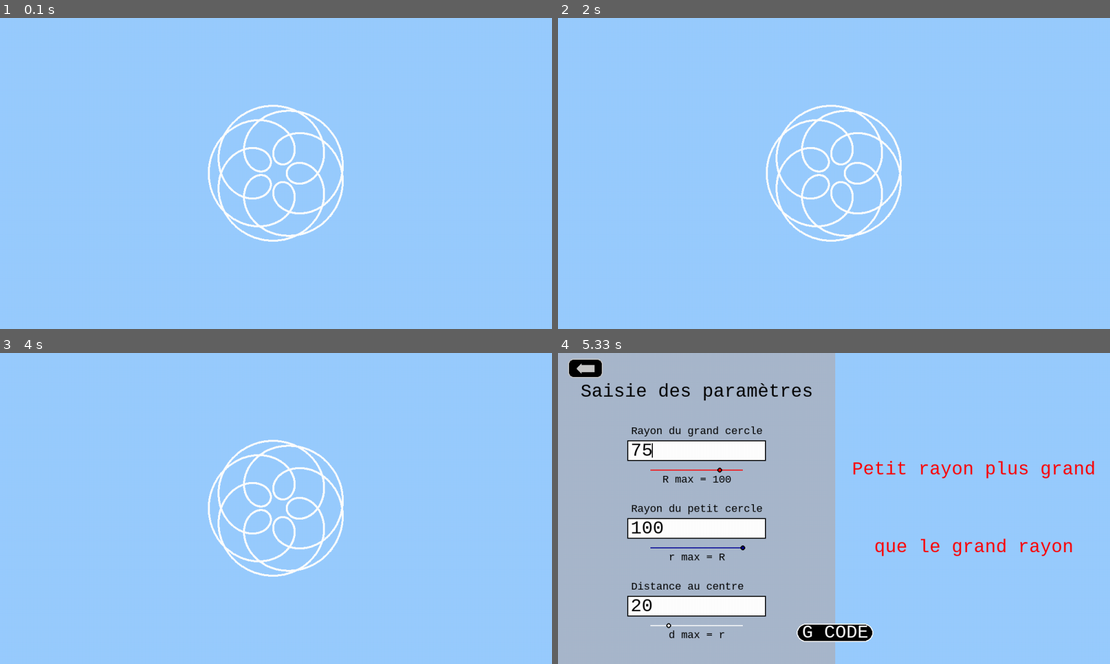
Above: before the commit, frames 1-4 (two rows, left to right).
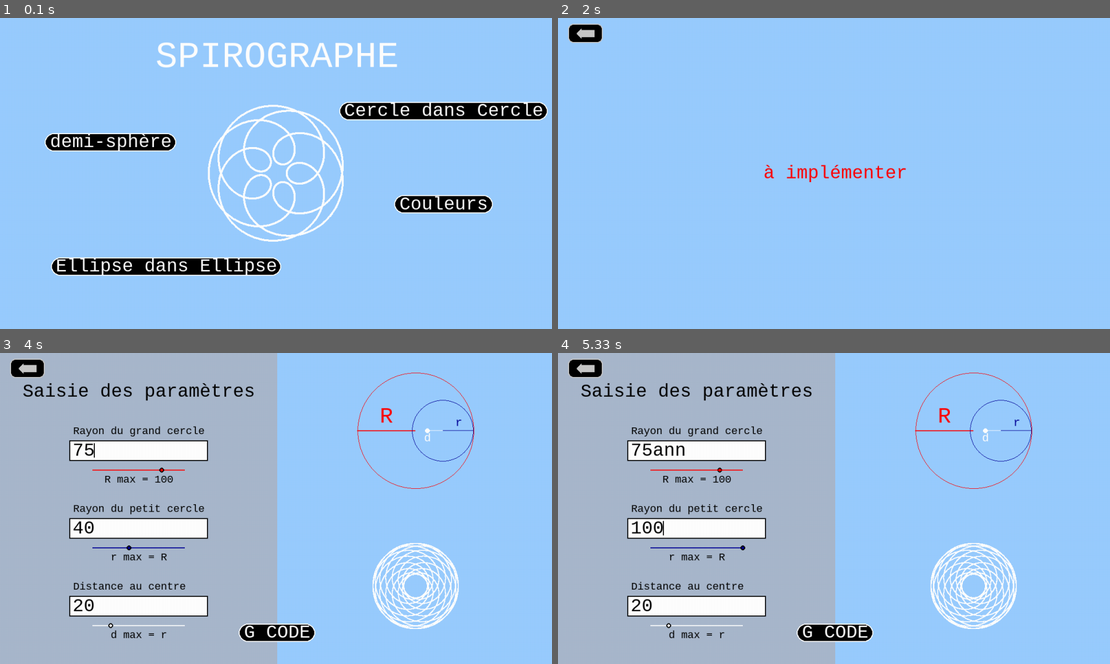
Above: after the commit, the same moments.

Repository: Nashoba1er/SPIROGRAPHE
Game: pygame game, started from logiciel spirographe.py
The game is run twice, just before and just after one commit, with the same random seed, the same clock (stepped at 60 frames per second) and the same inputs.
Inputs (mouse positions are in pixels of both pictures, inside the frame that each line leads up to):
- Up to frame 1 (0.1 s): no input
- Up to frame 2 (2 s): click (999, 111) at 0.38 s, where only the run after the commit has a clickable "Cercle dans Cercle"; click (585, 33) at 0.72 s; click (999, 204) at 1.05 s, where only the run after the commit has a clickable "Couleurs"; press the mouse at (585, 33) at 1.37 s; move the mouse to (690, 145) at 1.47 s; release the mouse at (795, 254) at 1.6 s; press the mouse at (723, 266) at 1.7 s; move the mouse to (690, 235) at 1.8 s; release the mouse at (657, 204) at 1.93 s
- Up to frame 3 (4 s): press the mouse at (27, 368) at 2.03 s; move the mouse to (82, 446) at 2.13 s; release the mouse at (138, 520) at 2.27 s; click (110, 477) at 2.38 s, where only the run after the commit has a clickable "demi-sphère"; press the mouse at (27, 368) at 2.7 s; move the mouse to (60, 390) at 2.8 s; release the mouse at (99, 412) at 2.93 s; press the mouse at (165, 601) at 3.03 s; move the mouse to (248, 533) at 3.13 s; release the mouse at (331, 461) at 3.27 s; press the mouse at (27, 368) at 3.37 s; move the mouse to (66, 384) at 3.47 s; release the mouse at (110, 399) at 3.6 s; press the mouse at (441, 446) at 3.7 s; move the mouse to (303, 483) at 3.8 s; release the mouse at (160, 520) at 3.93 s
- Up to frame 4 (5.33 s): press the mouse at (999, 446) at 4.03 s; move the mouse to (856, 418) at 4.13 s; release the mouse at (707, 393) at 4.27 s; press the mouse at (999, 446) at 4.37 s; move the mouse to (839, 421) at 4.47 s; release the mouse at (684, 399) at 4.6 s; type "ann" at 4.67 s; tap Enter at 5 s; press the mouse at (696, 545) at 5.2 s; move the mouse to (839, 580) at 5.3 s

The runs differ from the first frame. In frame 1, 8.5% of the frame differs, in the area x 8-100%, y 7-84%; in frame 2, 2.7%; in frame 3, 54%, in the area x 0-86%, y 0-100%; in frame 4, 3.4%.

Commit message:
ajout d'une interface menu, et correction des derniers bugs de l'interface cercle dans cercle

Diff:
--- a/logiciel spirographe.py
+++ b/logiciel spirographe.py
@@ -221,20 +221,21 @@
         renvoie True si le curseur est sur le bouton, False sinon
     '''
     res = False
+    message = "G CODE"
     (cursor_x, cursor_y) = pos
-    width = police_taille*3/5*7
+    width = police_taille*3/5*(len(message)+1)
     height = police_taille
     pos_x = window_width/2
     pos_y = 9*window_height/10
     draw.rect(screen,couleur("BLACK"),[pos_x-(width/2),pos_y-(height/2),width,height],0,20)
     if cursor_x < pos_x+(width/2) and cursor_x > pos_x-(width/2) and cursor_y < pos_y+(height/2) and cursor_y > pos_y-(height/2):
         draw.rect(screen,couleur("GREEN"),[pos_x-(width/2),pos_y-(height/2),width,height],2,20)
-        ecriture("G CODE",couleur("GREEN"),police_taille,(pos_x,pos_y))
+        ecriture(message,couleur("GREEN"),police_taille,(pos_x,pos_y))
         res = True
 
     else :
         draw.rect(screen,couleur("WHITE"),[pos_x-(width/2),pos_y-(height/2),width,height],2,20)
-        ecriture("G CODE",couleur("WHITE"),police_taille,(pos_x,pos_y))
+        ecriture(message,couleur("WHITE"),police_taille,(pos_x,pos_y))
     return res
 
 def points (theta_max, N, petit_r, grand_r, p) :
@@ -340,25 +341,6 @@
         point_x, point_y = points(12000.0, 75000, r1, r2, p)
         for i in range(75000):
             draw.circle(screen,couleur_rendu,(centre_x+point_x[i],centre_y+point_y[i]),1)
-    else :
-        run_zoom_rendu = False
-
-def menu_choix():
-    '''
-    effet : affiche le menu de choix du format du mandala
-    '''
-    global run_zoom_rendu,couleur_g_cercle,couleur_p_cercle,couleur_fond
-    screen.fill(couleur_fond)
-    r1 = 50*(window_height/2)/100
-    r2 = 31.25*(window_height/2)/100
-    p = 25*(window_height/2)/100
-    centre_x, centre_y = window_width/2,window_height/2
-    if not (r1 > window_height/2 or r2 >= r1 or p > r2) :
-        screen.fill(couleur_fond)
-        #draw.circle(screen,BLUE,(3*window_width/4,3*window_height/4),r1,1)
-        point_x, point_y = points(6000.0, 10000, r1, r2, p)
-        for i in range(10000):
-            draw.circle(screen,couleur_rendu,(centre_x+point_x[i],centre_y+point_y[i]),2)
     else :
         run_zoom_rendu = False
 
@@ -684,7 +666,6 @@
             # je suis à hauteur du curseur
             if coord_x > current_line_x and coord_x < current_line_x  + width :
                 dragging = i  # On commence à déplacer l'objet
-                print("prout",i)
     #clic sur le shéma
     if (coord_x > window_width/2 and coord_y < window_height/2):
         run_zoom_schema = True
@@ -703,6 +684,258 @@
 
 #fonctions pour le menu principal :
 
+def menu_choix():
+    '''
+    effet : affiche le menu de choix du format du mandala
+    '''
+    global screen,couleur_g_cercle,couleur_p_cercle,couleur_fond,couleur_rendu,police_taille
+    screen.fill(couleur_fond)
+    r1 = 50*(window_height/2)/100
+    r2 = 31.25*(window_height/2)/100
+    p = 25*(window_height/2)/100
+    centre_x, centre_y = window_width/2,window_height/2
+    screen.fill(couleur_fond)
+    point_x, point_y = points(6000.0, 10000, r1, r2, p)
+    for i in range(10000):
+        draw.circle(screen,couleur_rendu,(centre_x+point_x[i],centre_y+point_y[i]),2)
+
+    ecriture("SPIROGRAPHE",couleur_rendu,police_taille*2, (window_width/2,window_height/8))
+    #affiche les boutons sans les considérer commme sélectionné
+    bouton_cdc((0,0))
+    bouton_cdc3D((0,0))
+    bouton_couleur((0,0))
+    bouton_ede((0,0))
+
+def bouton_cdc(pos):
+    '''
+    entrée :
+        pos = (x,y) : la position du curseur
+    effet :
+        affiche le bouton Cercle dans Cercle :
+            en blanc si le curseur n'est pas dessus
+            en vert à l'inverse
+    sortie :
+        renvoie True si le curseur est sur le bouton, False sinon
+    '''
+    res = False
+    message = "Cercle dans Cercle"
+    (cursor_x, cursor_y) = pos
+    width = police_taille*3/5*(len(message)+1)
+    height = police_taille
+    pos_x = 8*window_width/10
+    pos_y = 3*window_height/10
+    draw.rect(screen,couleur("BLACK"),[pos_x-(width/2),pos_y-(height/2),width,height],0,20)
+    if cursor_x < pos_x+(width/2) and cursor_x > pos_x-(width/2) and cursor_y < pos_y+(height/2) and cursor_y > pos_y-(height/2):
+        draw.rect(screen,couleur("GREEN"),[pos_x-(width/2),pos_y-(height/2),width,height],2,20)
+        ecriture(message,couleur("GREEN"),police_taille,(pos_x,pos_y))
+        res = True
+
+    else :
+        draw.rect(screen,couleur("WHITE"),[pos_x-(width/2),pos_y-(height/2),width,height],2,20)
+        ecriture(message,couleur("WHITE"),police_taille,(pos_x,pos_y))
+    return res
+
+def bouton_cdc3D(pos):
+    '''
+    entrée :
+        pos = (x,y) : la position du curseur
+    effet :
+        affiche le bouton Cercle dans Cercle :
+            en blanc si le curseur n'est pas dessus
+            en vert à l'inverse
+    sortie :
+        renvoie True si le curseur est sur le bouton, False sinon
+    '''
+    res = False
+    message = "demi-sphère"
+    (cursor_x, cursor_y) = pos
+    width = police_taille*3/5*(len(message)+1)
+    height = police_taille
+    pos_x = 2*window_width/10
+    pos_y = 4*window_height/10
+    draw.rect(screen,couleur("BLACK"),[pos_x-(width/2),pos_y-(height/2),width,height],0,20)
+    if cursor_x < pos_x+(width/2) and cursor_x > pos_x-(width/2) and cursor_y < pos_y+(height/2) and cursor_y > pos_y-(height/2):
+        draw.rect(screen,couleur("GREEN"),[pos_x-(width/2),pos_y-(height/2),width,height],2,20)
+        ecriture(message,couleur("GREEN"),police_taille,(pos_x,pos_y))
+        res = True
+
+    else :
+        draw.rect(screen,couleur("WHITE"),[pos_x-(width/2),pos_y-(height/2),width,height],2,20)
+        ecriture(message,couleur("WHITE"),police_taille,(pos_x,pos_y))
+    return res
+
+def bouton_couleur(pos):
+    '''
+    entrée :
+        pos = (x,y) : la position du curseur
+    effet :
+        affiche le bouton Couleur :
+            en blanc si le curseur n'est pas dessus
+            en vert à l'inverse
+    sortie :
+        renvoie True si le curseur est sur le bouton, False sinon
+    '''
+    res = False
+    message = "Couleurs"
+    (cursor_x, cursor_y) = pos
+    width = police_taille*3/5*(len(message)+1)
+    height = police_taille
+    pos_x = 8*window_width/10
+    pos_y = 6*window_height/10
+    draw.rect(screen,couleur("BLACK"),[pos_x-(width/2),pos_y-(height/2),width,height],0,20)
+    if cursor_x < pos_x+(width/2) and cursor_x > pos_x-(width/2) and cursor_y < pos_y+(height/2) and cursor_y > pos_y-(height/2):
+        draw.rect(screen,couleur("GREEN"),[pos_x-(width/2),pos_y-(height/2),width,height],2,20)
+        ecriture(message,couleur("GREEN"),police_taille,(pos_x,pos_y))
+        res = True
+
+    else :
+        draw.rect(screen,couleur("WHITE"),[pos_x-(width/2),pos_y-(height/2),width,height],2,20)
+        ecriture(message,couleur("WHITE"),police_taille,(pos_x,pos_y))
+    return res
+
+def bouton_ede(pos):
+    '''
+    entrée :
+        pos = (x,y) : la position du curseur
+    effet :
+        affiche le bouton Ellipse dans Ellipse :
+            en blanc si le curseur n'est pas dessus
+            en vert à l'inverse
+    sortie :
+        renvoie True si le curseur est sur le bouton, False sinon
+    '''
+    res = False
+    message = "Ellipse dans Ellipse"
+    (cursor_x, cursor_y) = pos
+    width = police_taille*3/5*(len(message)+1)
+    height = police_taille
+    pos_x = 3*window_width/10
+    pos_y = 8*window_height/10
+    draw.rect(screen,couleur("BLACK"),[pos_x-(width/2),pos_y-(height/2),width,height],0,20)
+    if cursor_x < pos_x+(width/2) and cursor_x > pos_x-(width/2) and cursor_y < pos_y+(height/2) and cursor_y > pos_y-(height/2):
+        draw.rect(screen,couleur("GREEN"),[pos_x-(width/2),pos_y-(height/2),width,height],2,20)
+        ecriture(message,couleur("GREEN"),police_taille,(pos_x,pos_y))
+        res = True
+
+    else :
+        draw.rect(screen,couleur("WHITE"),[pos_x-(width/2),pos_y-(height/2),width,height],2,20)
+        ecriture(message,couleur("WHITE"),police_taille,(pos_x,pos_y))
+    return res
+
+def clic_menu(pos):
+    '''
+    entrée :
+        coord = (x,y) : l'endroit du clic
+    effet :
+        si on clique :
+            sur le bouton cercle dans cercle : met run_visu_2D à True
+    '''
+    global run_visu_2D, run_couleur, run_cdc3D, run_ede
+
+    if bouton_cdc(pos):
+        run_visu_2D = True
+
+    if bouton_couleur(pos):
+        run_couleur = True
+
+    if bouton_cdc3D(pos):
+        run_cdc3D = True
+
+    if bouton_ede(pos):
+        run_ede = True
+
+
+#fonctions pour le menu couleur :
+
+def menu_couleur():
+    '''
+    effet :
+        - affiche des boutons pour changer les couleurs de fond
+        - affiche des boutons indiquant les couleurs pour le rendu
+    '''
+    global couleur_rendu,couleur_fond
+    screen.fill(couleur_fond)
+    return_arrow((0,0))
+
+    ecriture("Couleur du fond",couleur("WHITE"),police_taille,(window_width/4,window_height/4))
+    ecriture("Couleur du rendu",couleur("WHITE"),police_taille,(3*window_width/4,window_height/4))
+
+    taille = window_width/16
+
+    draw.rect(screen,couleur_rendu,[window_width/4-taille/2-1,window_height/4+taille-1,taille+2,taille+2],2)
+    draw.rect(screen,couleur_rendu,[3*window_width/4-taille/2,window_height/4+taille,taille,taille],0)
+
+    # couleurs au choix :
+
+
+    draw.rect(screen,couleur("WHITE"),[window_width/8 + 0 * taille * 3/2,window_height/2+taille,taille,taille])
+    draw.rect(screen,couleur("WHITE"),[window_width/8 + 1 * taille * 3/2,window_height/2+taille,taille,taille])
+    draw.rect(screen,couleur("BLACK"),[window_width/8 + 2 * taille * 3/2,window_height/2+taille,taille,taille])
+
+    draw.rect(screen,couleur("WHITE"),[window_width/8 + 0 * taille * 3/2,window_height/2+5*taille/2,taille,taille])
+    draw.rect(screen,couleur("WHITE"),[window_width/8 + 1 * taille * 3/2,window_height/2+5*taille/2,taille,taille])
+    draw.rect(screen,couleur("BLACK"),[window_width/8 + 2 * taille * 3/2,window_height/2+5*taille/2,taille,taille])
+
+
+def survole_bouton(coord):
+    '''
+    entrée : les coordonnées de la souris
+    effet : entoure en vert les boutons de couleur que le curseur survole
+    '''
+    return_arrow(coord)
+
+def clic_couleur(coord):
+    '''
+    entrée : les coordonnées du clic
+    effet : change la couleur selon le clic
+    '''
+    global run_couleur
+    if return_arrow(coord):
+        run_couleur = False
+
+
+#fonctions pour le menu demi-sphère :
+
+def menu_cdc3D():
+    '''
+    effet :
+        - affiche des boutons pour changer les couleurs de fond
+        - affiche des boutons indiquant les couleurs pour le rendu
+    '''
+    screen.fill(couleur_fond)
+    return_arrow((0,0))
+    ecriture("à implémenter",couleur("RED"),police_taille,(window_width/2 , window_height/2))
+
+def clic_cdc3D(coord):
+    '''
+    entrée : les coordonnées du clic
+    effet : change la couleur selon le clic
+    '''
+    global run_cdc3D
+    if return_arrow(coord):
+        run_cdc3D = False
+
+
+#fonctions pour le menu ellipse dans ellipse
+
+def menu_ede():
+    '''
+    effet :
+        - affiche des boutons pour changer les couleurs de fond
+        - affiche des boutons indiquant les couleurs pour le rendu
+    '''
+    screen.fill(couleur_fond)
+    ecriture("à implémenter",couleur("RED"),police_taille,(window_width/2 , window_height/2))
+    return_arrow((0,0))
+
+def clic_ede(coord):
+    '''
+    entrée : les coordonnées du clic
+    effet : change la couleur selon le clic
+    '''
+    global run_ede
+    if return_arrow(coord):
+        run_ede = False
 
 
 ## affichage
@@ -748,59 +981,109 @@
 run_visu_2D = False
 run_zoom_schema = False
 run_zoom_rendu = False
+run_couleur = False
+run_cdc3D = False
+run_ede = False
+
+menu_choix()
+
 
 while run :
-    menu_choix()
     for pyEvent in event.get():
         if pyEvent.type == QUIT:
             run = False
-        if pyEvent.type == KEYDOWN :
-            if pyEvent.key == K_RETURN:
+        if pyEvent.type == MOUSEMOTION :
+            bouton_cdc(pyEvent.pos)
+            bouton_cdc3D(pyEvent.pos)
+            bouton_couleur(pyEvent.pos)
+            bouton_ede(pyEvent.pos)
+        if pyEvent.type == MOUSEBUTTONDOWN :
+            clic_menu(pyEvent.pos)
+            if run_visu_2D :
                 menu_cercle_dans_cercle_init(lines)
-                run_visu_2D = True
-                while run_visu_2D :
-                    for pyEvent in event.get():
-                        if pyEvent.type == QUIT:
-                            run_visu_2D = False
-                            run = False
-                        if pyEvent.type == MOUSEBUTTONDOWN:
-                            clic(pyEvent.pos)
-                            while run_zoom_schema :
-                                zoom_schema(lines)
-                                for pyEvent in event.get():
-                                    if pyEvent.type == QUIT :
-                                        run_visu_2D = False
-                                        run_zoom_schema = False
-                                    if pyEvent.type == MOUSEBUTTONDOWN :
-                                        run_zoom_schema = False
-                                        menu_cercle_dans_cercle_init(lines)
-                                display.flip() #mettre à jour l'affichage
-                            while run_zoom_rendu :
-                                zoom_rendu(lines)
-                                for pyEvent in event.get():
-                                    if pyEvent.type == QUIT :
-                                        run_visu_2D = False
-                                        run_zoom_rendu = False
-                                        run = False
-                                    if pyEvent.type == MOUSEBUTTONDOWN :
-                                        run_zoom_rendu = False
-                                        menu_cercle_dans_cercle_init(lines)
-                                        ecrit(current_line)
-                                display.flip() #mettre à jour l'affichage
+            while run_visu_2D :
+                for pyEvent in event.get():
+                    if pyEvent.type == QUIT:
+                        run_visu_2D = False
+                        run = False
+                    if pyEvent.type == MOUSEBUTTONDOWN:
+                        clic(pyEvent.pos)
+                        while run_zoom_schema :
+                            zoom_schema(lines)
+                            for pyEvent in event.get():
+                                if pyEvent.type == QUIT :
+                                    run = False
+                                    run_visu_2D = False
+                                    run_zoom_schema = False
+                                if pyEvent.type == MOUSEBUTTONDOWN :
+                                    run_zoom_schema = False
+                                    menu_cercle_dans_cercle_init(lines)
+                                    ecrit(current_line)
                             display.flip() #mettre à jour l'affichage
-
-                        if pyEvent.type == KEYDOWN:
-                            input_to_text(pyEvent)  # Appel à la fonction pour gérer l'input
-                            ecrit(current_line)
-                        if pyEvent.type == MOUSEMOTION:
-                            bouton_gcode(pyEvent.pos)
-                            return_arrow(pyEvent.pos)
-                        # Relâchement du clic
-                        if pyEvent.type == MOUSEBUTTONUP:
-                            dragging = -1  # On arrête de déplacer l'objet
-                        if pyEvent.type == MOUSEMOTION and dragging >= 0:
-                            bouge_curseur(pyEvent.pos,dragging)
-                        display.flip() #mettre à jour l'affichage
+                        while run_zoom_rendu :
+                            zoom_rendu(lines)
+                            for pyEvent in event.get():
+                                if pyEvent.type == QUIT :
+                                    run_visu_2D = False
+                                    run_zoom_rendu = False
+                                    run = False
+                                if pyEvent.type == MOUSEBUTTONDOWN :
+                                    run_zoom_rendu = False
+                                    menu_cercle_dans_cercle_init(lines)
+                                    ecrit(current_line)
+                            display.flip() #mettre à jour l'affichage
+
+                    if pyEvent.type == KEYDOWN:
+                        input_to_text(pyEvent)  # Appel à la fonction pour gérer l'input
+                        ecrit(current_line)
+                    if pyEvent.type == MOUSEMOTION:
+                        bouton_gcode(pyEvent.pos)
+                        return_arrow(pyEvent.pos)
+                    # Relâchement du clic
+                    if pyEvent.type == MOUSEBUTTONUP:
+                        dragging = -1  # On arrête de déplacer l'objet
+                    if pyEvent.type == MOUSEMOTION and dragging >= 0:
+                        bouge_curseur(pyEvent.pos,dragging)
+                    display.flip() #mettre à jour l'affichage
+
+            if run_couleur :
+                menu_couleur()
+            while run_couleur :
+                for pyEvent in event.get():
+                    if pyEvent.type == QUIT:
+                        run = False
+                        run_couleur = False
+                    if pyEvent.type == MOUSEMOTION :
+                        survole_bouton(pyEvent.pos)
+                    if pyEvent.type == MOUSEBUTTONDOWN :
+                        clic_couleur(pyEvent.pos)
+                display.flip()
+            if run_cdc3D :
+                menu_cdc3D()
+            while run_cdc3D :
+                for pyEvent in event.get():
+                    if pyEvent.type == QUIT:
+                        run = False
+                        run_cdc3D = False
+                    if pyEvent.type == MOUSEMOTION :
+                        return_arrow(pyEvent.pos)
+                    if pyEvent.type == MOUSEBUTTONDOWN :
+                        clic_cdc3D(pyEvent.pos)
+                display.flip()
+            if run_ede :
+                menu_ede()
+            while run_ede :
+                for pyEvent in event.get():
+                    if pyEvent.type == QUIT:
+                        run = False
+                        run_ede = False
+                    if pyEvent.type == MOUSEMOTION :
+                        return_arrow(pyEvent.pos)
+                    if pyEvent.type == MOUSEBUTTONDOWN :
+                        clic_ede(pyEvent.pos)
+                display.flip()
+            menu_choix()
+
     display.flip() #mettre à jour l'affichage
 
 
